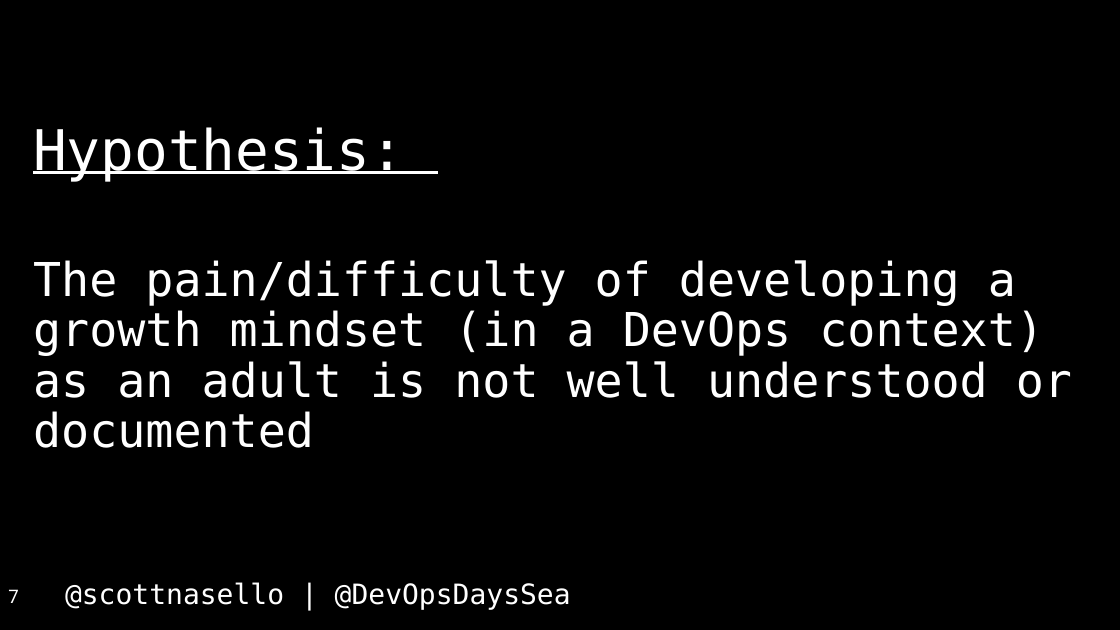
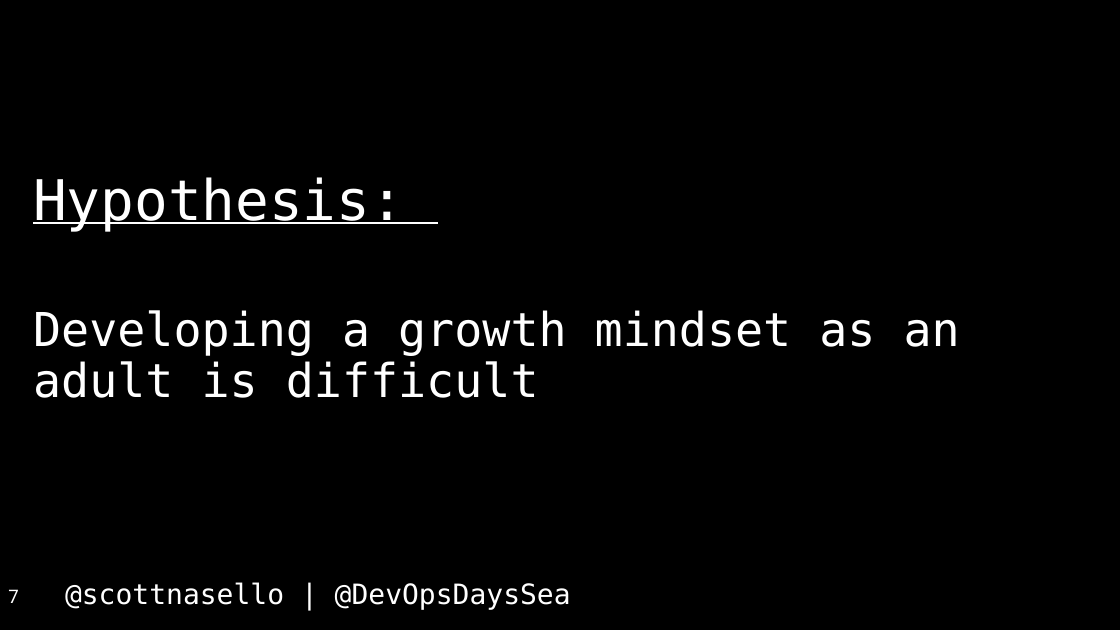
Before and after one commit to scottnasello/talks, a slide deck: slide 7 of 2017-04-26 Seattle DevOpsDays/DevOpsDays Seattle.pptx. Drawn at 1120x630 pixels with LibreOffice and Linux fonts; fonts in the diff are those of the drawing. Boxes give left, top, right and bottom in pixels: in the first picture for what was removed or moved away, otherwise in the second. Text is boxed around its words. In the diff, an @@ line names an element or a change of style, - is before the commit and + after.

```diff
--- a/2017-04-26 Seattle DevOpsDays/DevOpsDays Seattle.pptx
+++ b/2017-04-26 Seattle DevOpsDays/DevOpsDays Seattle.pptx
@@ text at (33, 310, 960, 398): text changed @@
-The pain/difficulty of developing a growth mindset (in a DevOps context) as an adult is not well understood or documented
+Developing a growth mindset as an adult is difficult
```
Also in this commit, not shown: 8 other slides changed, 6 slides added, 1 slide removed, 1 other file.
